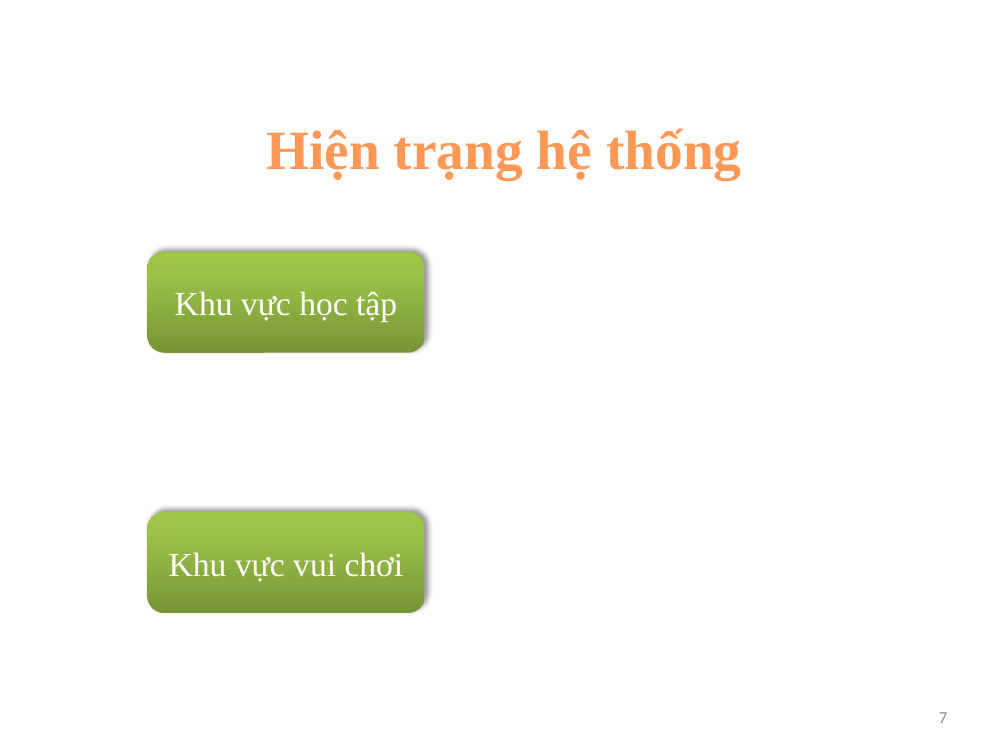
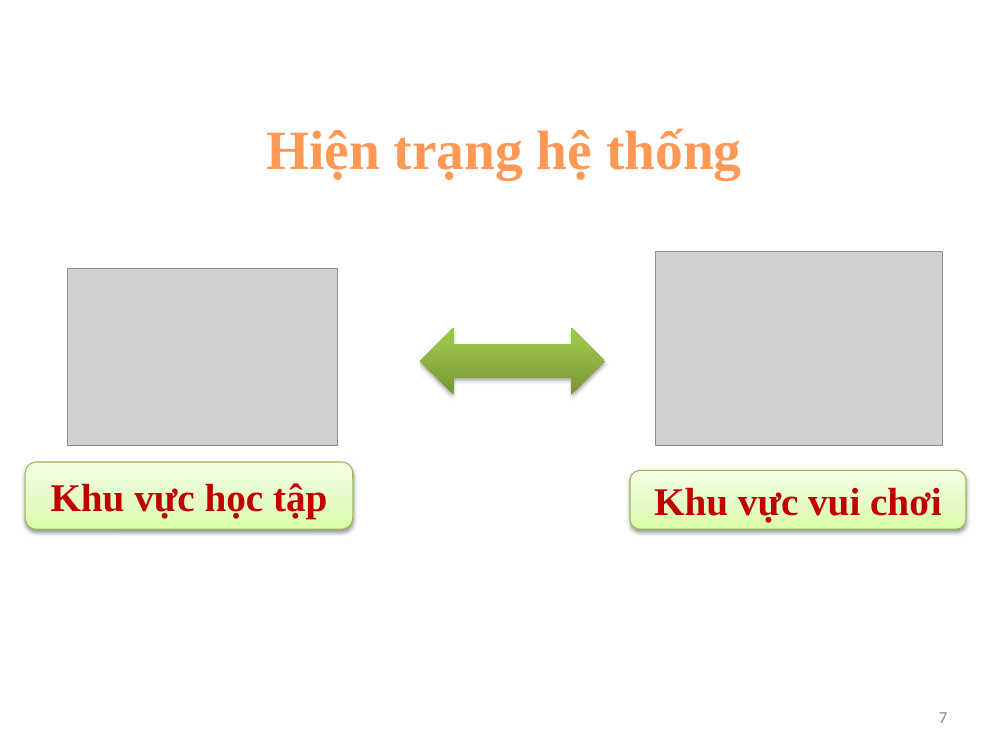
Before and after one commit to lengocluyen/pescode, a slide deck: slide 7 of Reporting Thesis/LV_FINAL/ReportThesis2/ReportingPPT.pptx. Drawn at 1008x756 pixels with LibreOffice and Linux fonts; fonts in the diff are those of the drawing; grey boxes stand for pictures; background and template pictures are left out. Boxes give left, top, right and bottom in pixels: in the first picture for what was removed or moved away, otherwise in the second. Text is boxed around its words. In the diff, an @@ line names an element or a change of style, - is before the commit and + after.

```diff
--- a/Reporting Thesis/LV_FINAL/ReportThesis2/ReportingPPT.pptx
+++ b/Reporting Thesis/LV_FINAL/ReportThesis2/ReportingPPT.pptx
@@ picture added at (68, 269, 339, 446) @@
@@ picture added at (655, 252, 942, 446) @@
@@ left right arrow added at (420, 328, 605, 395), fill gradient #779737 to #9BC348 to #9DC746 @@
@@ rounded rectangle "Khu vực học tập" at (25, 462, 353, 529): size 24 to 28 pt, text colour #FFFFFF to #C00000, bold on; fill gradient #779737 to #9BC348 to #9DC746 to gradient #DAFDA7 to #E4FCC2 to #F5FFE7; outline none to #98B955 0.75 pt; shadow changed @@
@@ rounded rectangle "Khu vực học tập": place and size @@
-rounded rectangle "Khu vực học tập" at (147, 252, 424, 353)
+rounded rectangle "Khu vực học tập" at (25, 462, 353, 529)
@@ rounded rectangle "Khu vực vui chơi": place and size @@
-rounded rectangle "Khu vực vui chơi" at (147, 512, 424, 613)
+rounded rectangle "Khu vực vui chơi" at (630, 471, 966, 529)
@@ rounded rectangle "Khu vực vui chơi" at (630, 471, 966, 529): size 24 to 28 pt, text colour #FFFFFF to #C00000, bold on; fill gradient #779737 to #9BC348 to #9DC746 to gradient #DAFDA7 to #E4FCC2 to #F5FFE7; outline none to #98B955 0.75 pt; shadow changed @@
```
Also in this commit, not shown: 5 other slides changed, 1 slide added, 2 slides removed.
